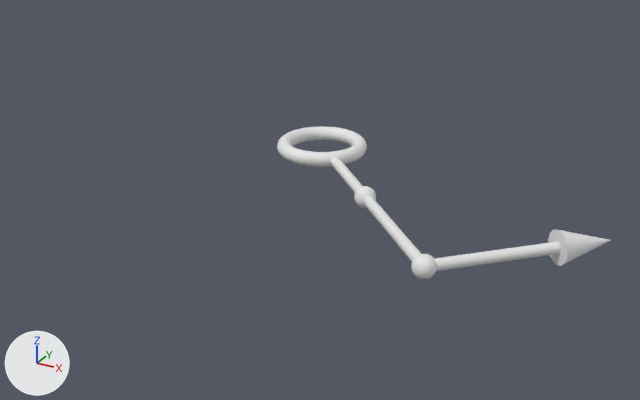
Before and after pictures for a commit that changed the OBJ model Assets/Modules/Azure/Assets/Arrows/Arrow-113.obj.
Camera for both pictures: a 50 mm lens placed at (4.24, -7.76, 3.25), pointed at (0.38, -0.73, -0.26). Lighting does not change. The marker at lower left points along +X, +Y and +Z. Where no turn or scale is listed for an object, it has been applied to the vertices. Vertices at the same position are counted once.

In view in the first picture: 'Arrow-113'.
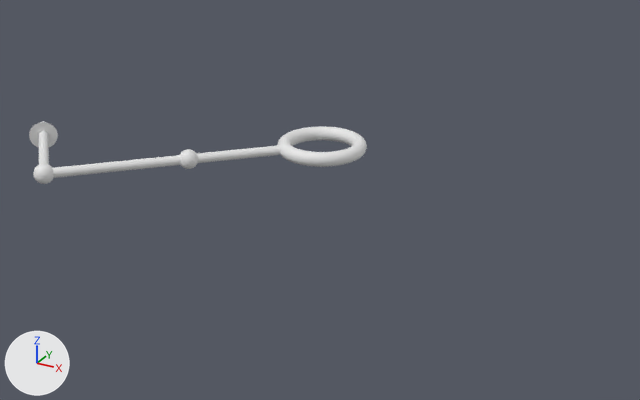
Changed parts and their boxes [x1, y1, x2, y2] in the pictures (640 x 400 px; the box of a moved part takes in the faces that stretch with it):
'Arrow-113', reshaped (58% shorter): before [277, 126, 610, 279]; after [29, 121, 367, 184]
part 1 of me_arrow_113, moved or reshaped: before [330, 156, 561, 271]; after [39, 131, 280, 178]
part 2 of me_arrow_113, moved or reshaped: before [548, 229, 610, 266]; after [29, 121, 58, 147]
part 3 of me_arrow_113, added: after [180, 149, 198, 169]
part 4 of me_arrow_113, added: after [33, 163, 54, 184]
part 5 of me_arrow_113, deleted: before [354, 186, 376, 208]
part 6 of me_arrow_113, deleted: before [411, 254, 437, 279]

The change, as a diff of the scene's bpy script:
```diff
--- a/Assets/Modules/Azure/Assets/Arrows/Arrow-113.obj.py
+++ b/Assets/Modules/Azure/Assets/Arrows/Arrow-113.obj.py
@@ me_arrow_113 @@
 # used by ob_arrow_113; location = (0.0, 0.0, 0.0)
-me_arrow_113.from_pydata(...)  # 3235 vertices, 3142 faces; spans x -0.47..3.18, y -2.1..0.47, z -0.15..0.15
+me_arrow_113.from_pydata(...)  # 3233 vertices, 3142 faces; spans x -3.18..0.47, y -2.1..0.47, z -0.15..0.15
+# me_arrow_113 part 1: the loose piece of 158 vertices spanning x 0.25..3.04, y -2.04..-0.25, z -0.05..0.05 is turned -180 degrees about the y axis through the mesh origin
+# me_arrow_113 part 2: the loose piece of 33 vertices spanning x 2.72..3.18, y -1.28..-0.82, z -0.15..0.15 is turned -180 degrees about the y axis through the mesh origin
+# me_arrow_113 part 3: a new loose piece of 1009 vertices spanning x -1.1..-0.9, y -1.1..-0.9, z -0.1..0.1
+# me_arrow_113 part 4: a new loose piece of 1009 vertices spanning x -2.1..-1.9, y -2.1..-1.9, z -0.1..0.1
+# me_arrow_113 part 5: the loose piece of 1010 vertices spanning x 0.9..1.1, y -1.1..-0.9, z -0.1..0.1 is deleted
+# me_arrow_113 part 6: the loose piece of 1010 vertices spanning x 1.9..2.1, y -2.1..-1.9, z -0.1..0.1 is deleted
```
